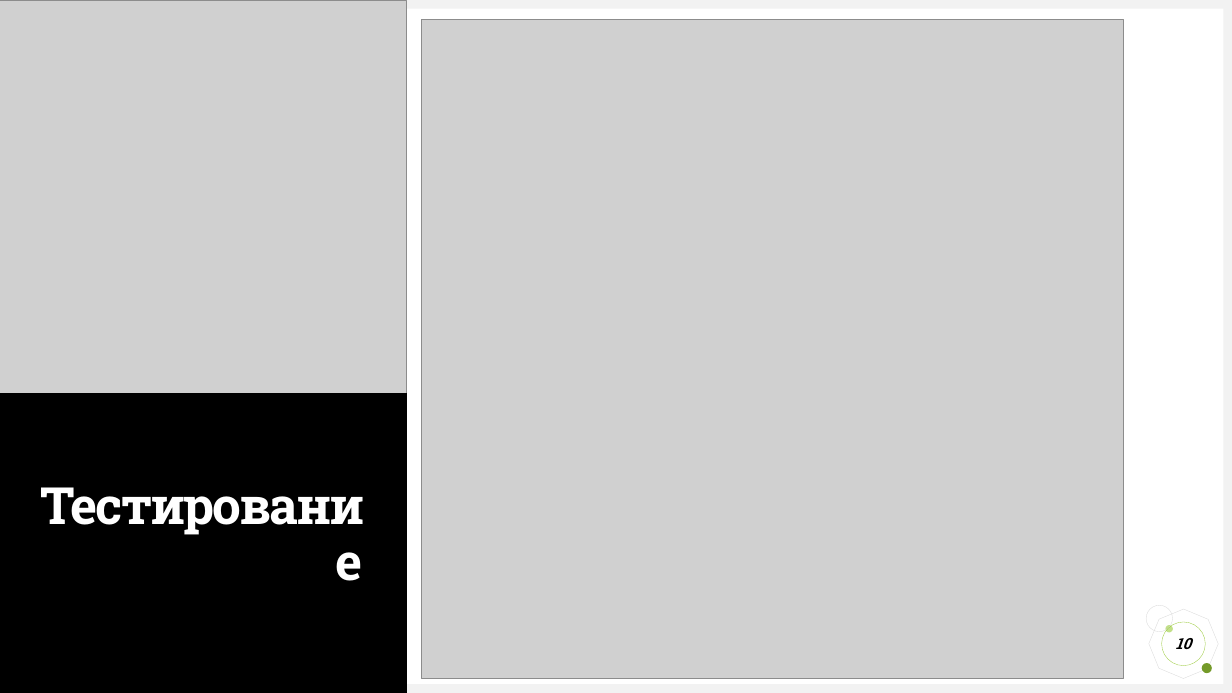
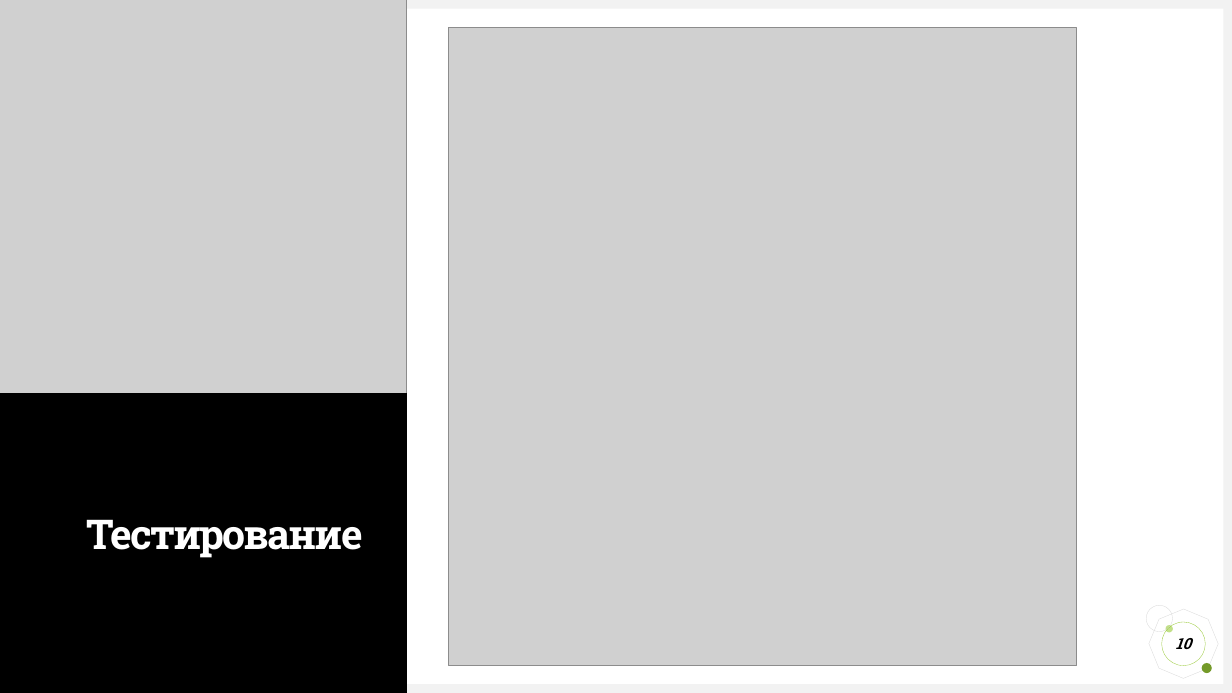
Before and after one commit to TenebressA1/GreenhouseSimulator, a slide deck: slide 10 of Презентация_Greenhouse.pptx. Drawn at 1232x693 pixels with LibreOffice and Linux fonts; fonts in the diff are those of the drawing; grey boxes stand for pictures. Boxes give left, top, right and bottom in pixels: in the first picture for what was removed or moved away, otherwise in the second. Text is boxed around its words. In the diff, an @@ line names an element or a change of style, - is before the commit and + after.

```diff
--- a/Презентация_Greenhouse.pptx
+++ b/Презентация_Greenhouse.pptx
@@ picture: place and size @@
-picture at box(421, 19, 1124, 679)
+picture at box(449, 28, 1078, 665)
@@ title "Тестирование" at box(0, 393, 407, 692): size 40 to 32 pt @@
@@ octagon at box(1142, 602, 1225, 685): proportions changed @@
```
Also in this commit, not shown: 12 other slides changed, 4 slides added, 11 slides removed, 1 other file.
